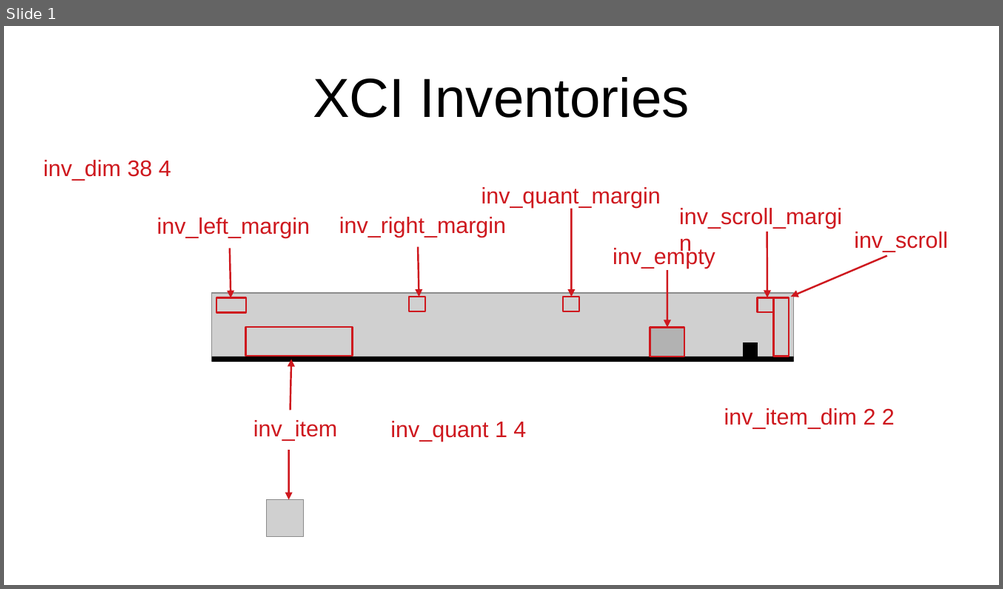
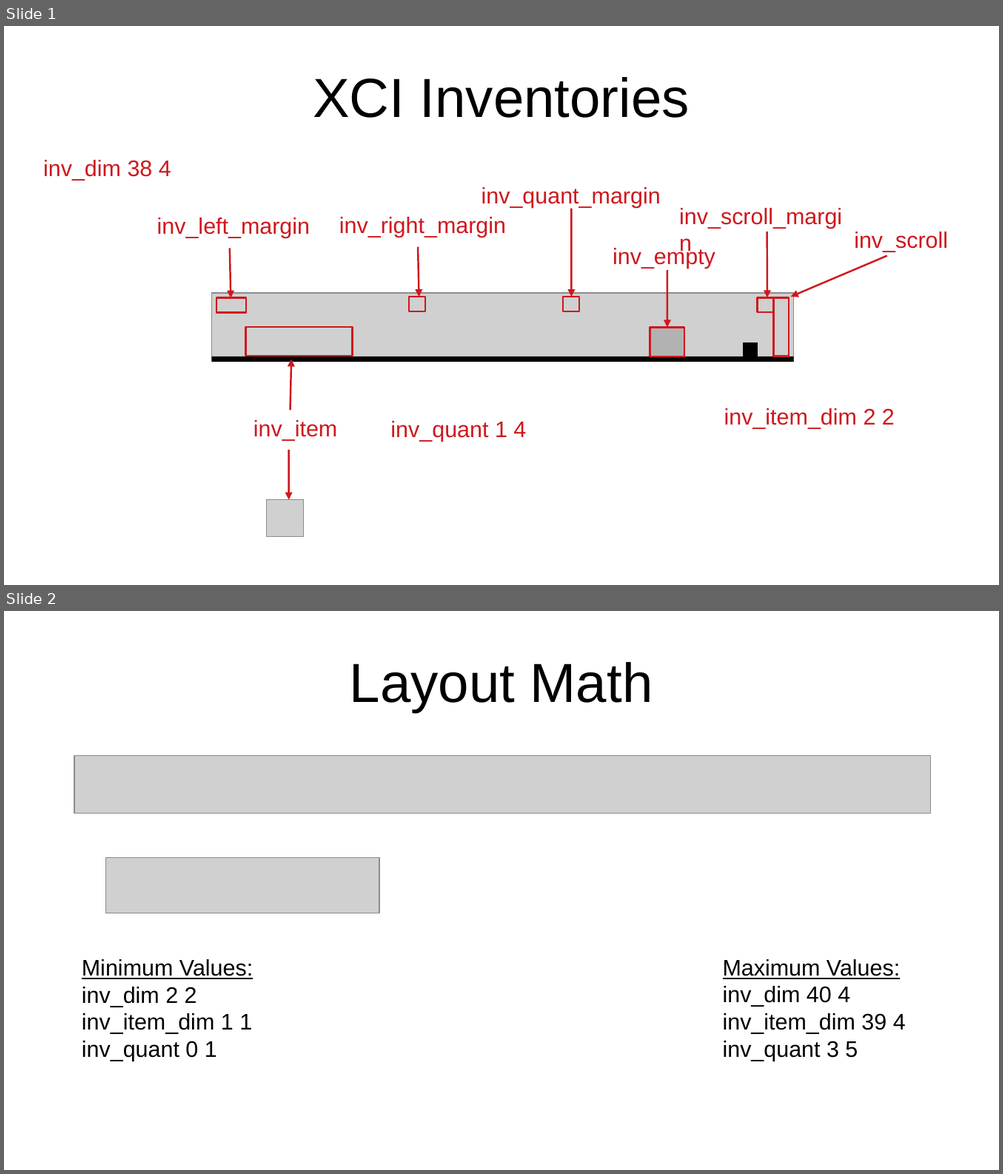
Before and after one commit to SlithyMatt/x16-xci, a slide deck: slides/XCI_inventories.odp. Shown one above the other, each under a label of ours: slide 1 before the commit, slides 1 and 2 after it. The pictures are 1003x589 and 1003x1174 pixels, drawn with LibreOffice and Linux fonts; fonts in the diff are those of the drawing; grey boxes stand for pictures. Boxes give left, top, right and bottom in pixels: in the first picture for what was removed or moved away, otherwise in the second. Text is boxed around its words. In the diff, an @@ line names an element or a change of style, - is before the commit and + after.

```diff
--- a/slides/XCI_inventories.odp
+++ b/slides/XCI_inventories.odp
@@ slide 2 added at <box>4,611,999,1170</box>, background #FFFFFF @@
@@ title added at <box>350,662,653,712</box>, 44 pt, text #000000 @@
+Layout Math
@@ picture added at <box>74,756,931,813</box> @@
@@ picture added at <box>106,858,379,914</box> @@
@@ text added at <box>82,960,253,1062</box>, 18 pt, text #000000 @@
+Minimum Values:
+inv_dim 2 2
+inv_item_dim 1 1
+inv_quant 0 1
@@ text added at <box>723,960,905,1061</box>, 18 pt, text #000000 @@
+Maximum Values:
+inv_dim 40 4
+inv_item_dim 39 4
+inv_quant 3 5
```
Also in this commit, not shown: 1 other slide added, 2 slides removed.
